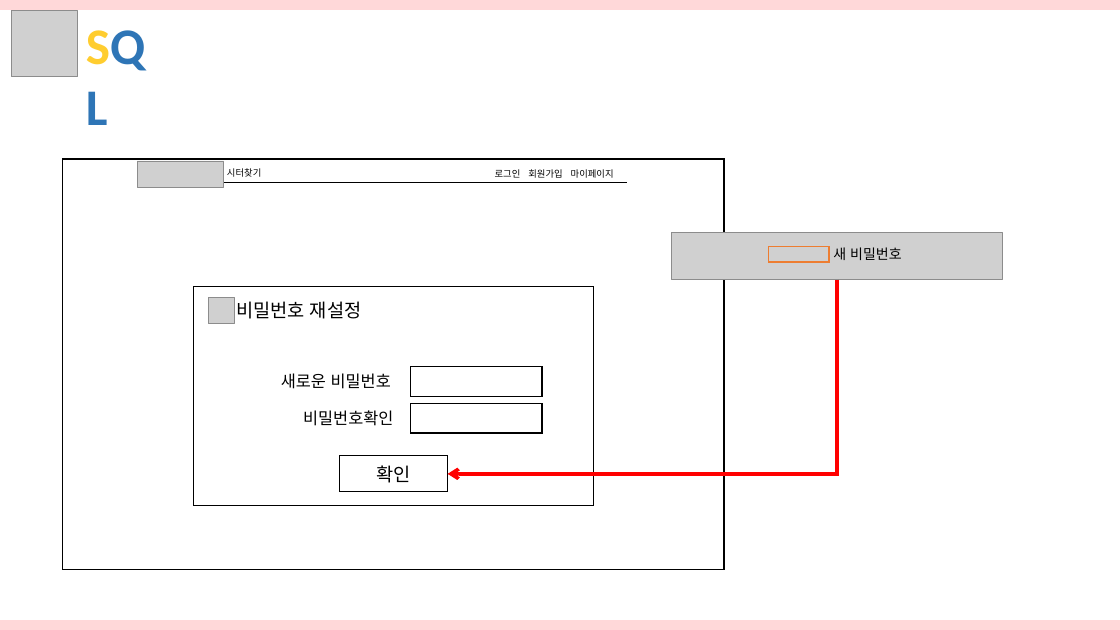
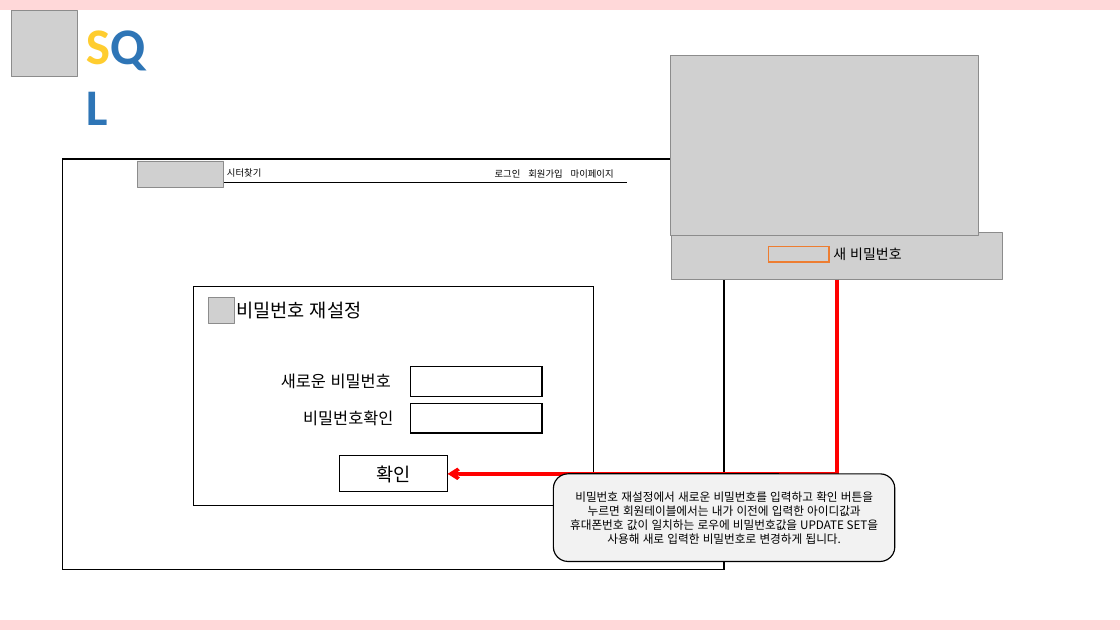
Before and after one commit to hhsw07/ezen-academy-projects, a slide deck: slide 15 of 3조 화면설계서 - SQL 통합.pptx (slide 14 before the commit). Drawn at 1120x630 pixels with LibreOffice and Linux fonts; fonts in the diff are those of the drawing; grey boxes stand for pictures. Boxes give left, top, right and bottom in pixels: in the first picture for what was removed or moved away, otherwise in the second. Text is boxed around its words. In the diff, an @@ line names an element or a change of style, - is before the commit and + after.

```diff
--- a/3조 화면설계서 - SQL 통합.pptx
+++ b/3조 화면설계서 - SQL 통합.pptx
@@ picture added at <box>670,55,979,236</box> @@
@@ rounded rectangle added at <box>554,474,895,561</box>, fill #F2F2F2, outline #000000 1 pt, 10 pt, text #000000 @@
+비밀번호 재설정에서 새로운 비밀번호를 입력하고 확인 버튼을 누르면 회원테이블에서는 내가 이전에 입력한 아이디값과 휴대폰번호 값이 일치하는 로우에 비밀번호값을 UPDATE SET을 사용해 새로 입력한 비밀번호로 변경하게 됩니다.
```
Also in this commit, not shown: 30 other slides changed, 2 slides added.
